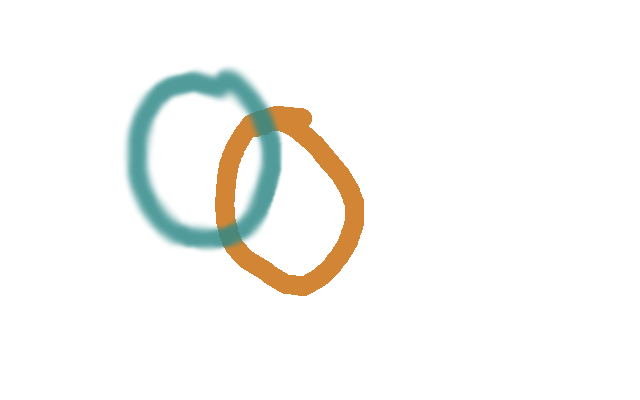
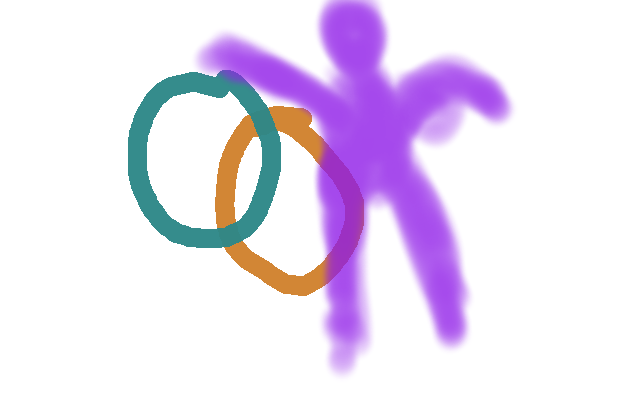
Layers edited between the first and the second 640px x 400px image:
added layer "L5" (80%) above "L4" over [left=128, top=0, right=518, bottom=381]
hid "L3" over [left=121, top=63, right=284, bottom=254]
showed "L2" over [left=128, top=70, right=281, bottom=248]
